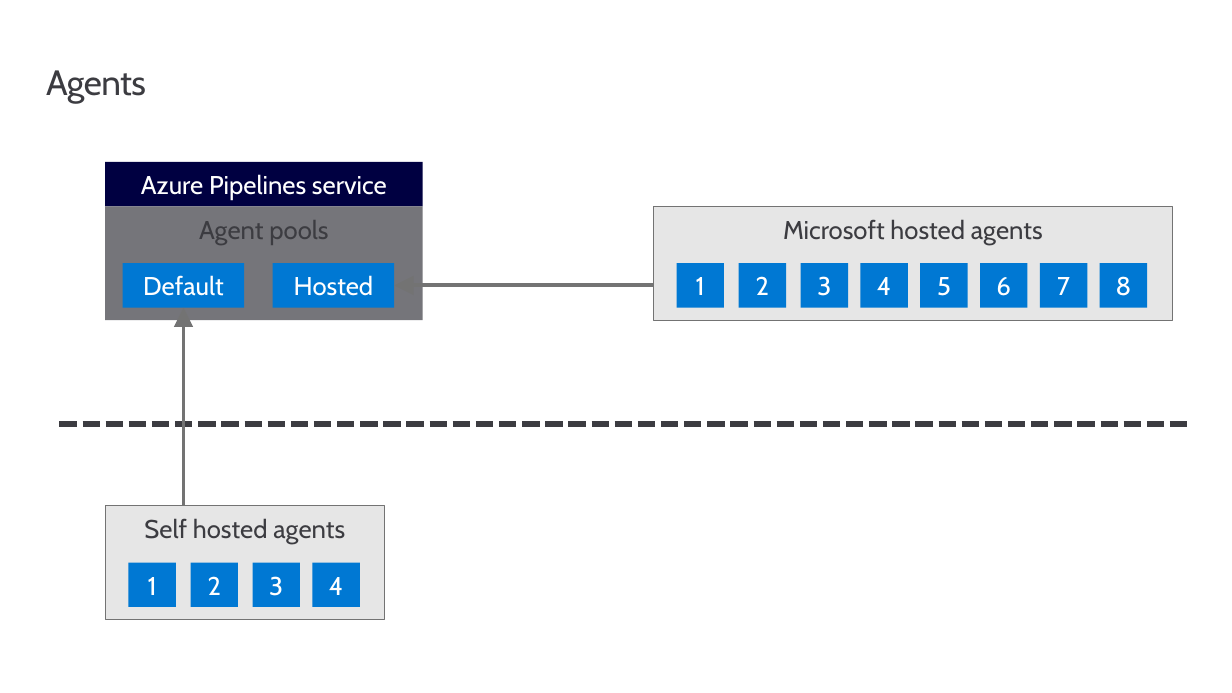
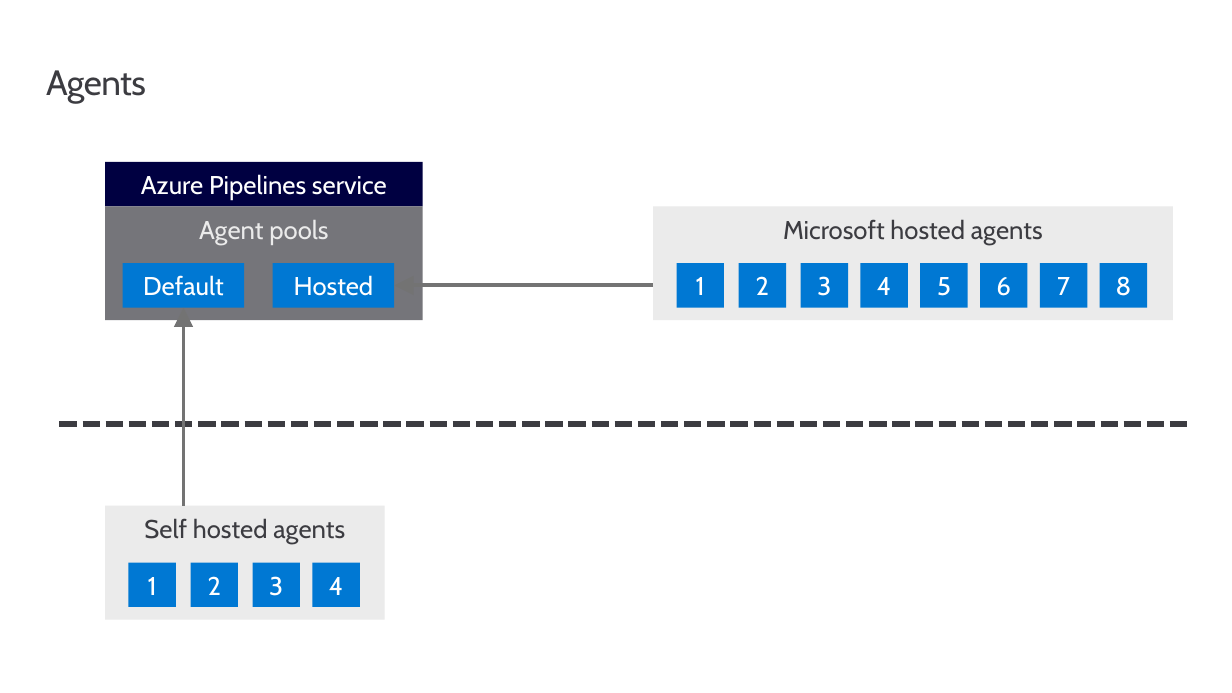
Before and after one commit to msusdev/Azure-pipelines-with-GitHub, a slide deck: slide 69 of Presentations/Introduction to Azure Pipelines/Introduction to Azure Pipelines.pptx. Drawn at 1232x693 pixels with LibreOffice and Linux fonts; fonts in the diff are those of the drawing; background and template pictures are left out. Boxes give left, top, right and bottom in pixels: in the first picture for what was removed or moved away, otherwise in the second. Text is boxed around its words. In the diff, an @@ line names an element or a change of style, - is before the commit and + after.

```diff
--- a/Presentations/Introduction to Azure Pipelines/Introduction to Azure Pipelines.pptx
+++ b/Presentations/Introduction to Azure Pipelines/Introduction to Azure Pipelines.pptx
@@ rectangle "Agent pools" at <box>105,206,423,320</box>: text colour #3C3C41 to #EBEBEB @@
@@ rectangle "Microsoft hosted agents" at <box>653,206,1173,320</box>: fill #E6E6E6 to #EBEBEB; outline #737373 0.75 pt to none @@
@@ rectangle "Self hosted agents" at <box>105,506,385,619</box>: fill #E6E6E6 to #EBEBEB; outline #737373 0.75 pt to none @@
```
Also in this commit, not shown: 4 other slides changed.
